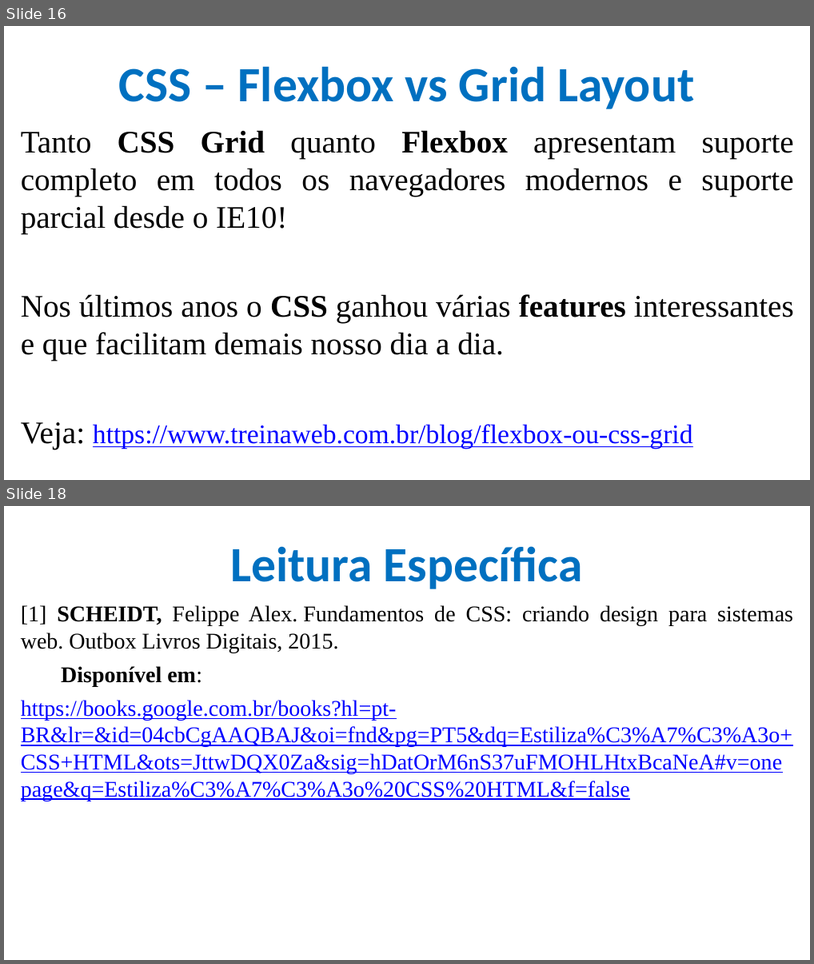
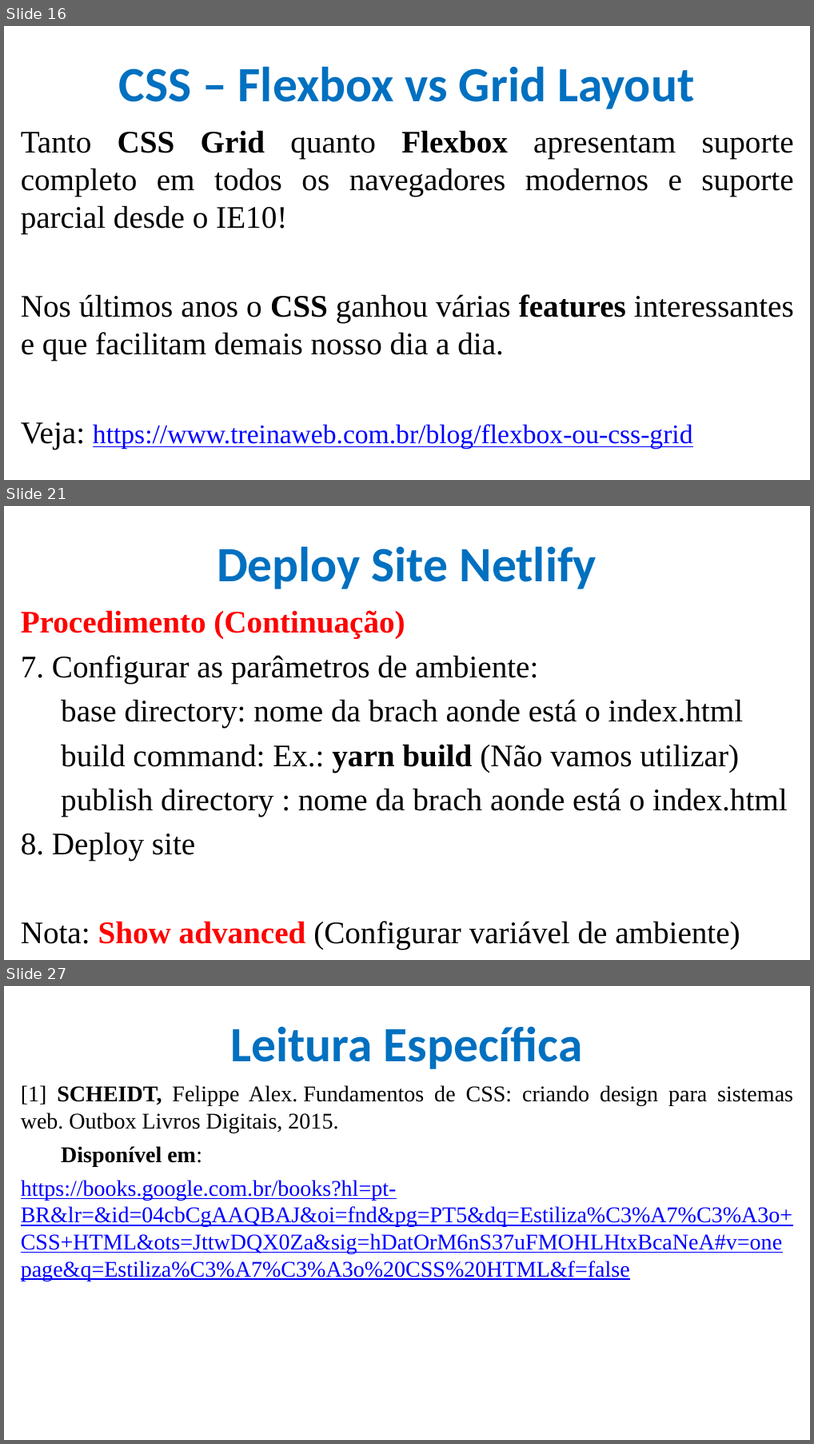
Before and after one commit to CloudEducationBrazil/WydenDesenvolvimentoWebPHP, a slide deck: 01 Classes/Aula 07 Desenvolvimento Web - CSS.pptx. Shown one above the other, each under a label of ours: slides 16 and 18 before the commit, slides 16, 21 and 27 after it; the slides between them are not shown. The pictures are 814x964 and 814x1444 pixels, drawn with LibreOffice and Linux fonts; fonts in the diff are those of the drawing; background and template pictures are left out. Boxes give left, top, right and bottom in pixels: in the first picture for what was removed or moved away, otherwise in the second. Text is boxed around its words. In the diff, an @@ line names an element or a change of style, - is before the commit and + after.

```diff
--- a/01 Classes/Aula 07 Desenvolvimento Web - CSS.pptx
+++ b/01 Classes/Aula 07 Desenvolvimento Web - CSS.pptx
@@ slide 21 added at box(4, 506, 810, 960), background picture (left out) @@
@@ title added at box(217, 546, 597, 589), 44 pt, text #0070C0, bold @@
+Deploy Site Netlify
@@ text added at box(21, 610, 787, 949), 28 pt, text #000000 @@
+Procedimento (Continuação)
+7. Configurar as parâmetros de ambiente:
+base directory: nome da brach aonde está o index.html
+build command: Ex.: yarn build (Não vamos utilizar)
+publish directory : nome da brach aonde está o index.html
+8. Deploy site
+Nota: Show advanced (Configurar variável de ambiente)
@@ what was slide 18 is now slide 27 @@
```
Also in this commit, not shown: 8 other slides added.
